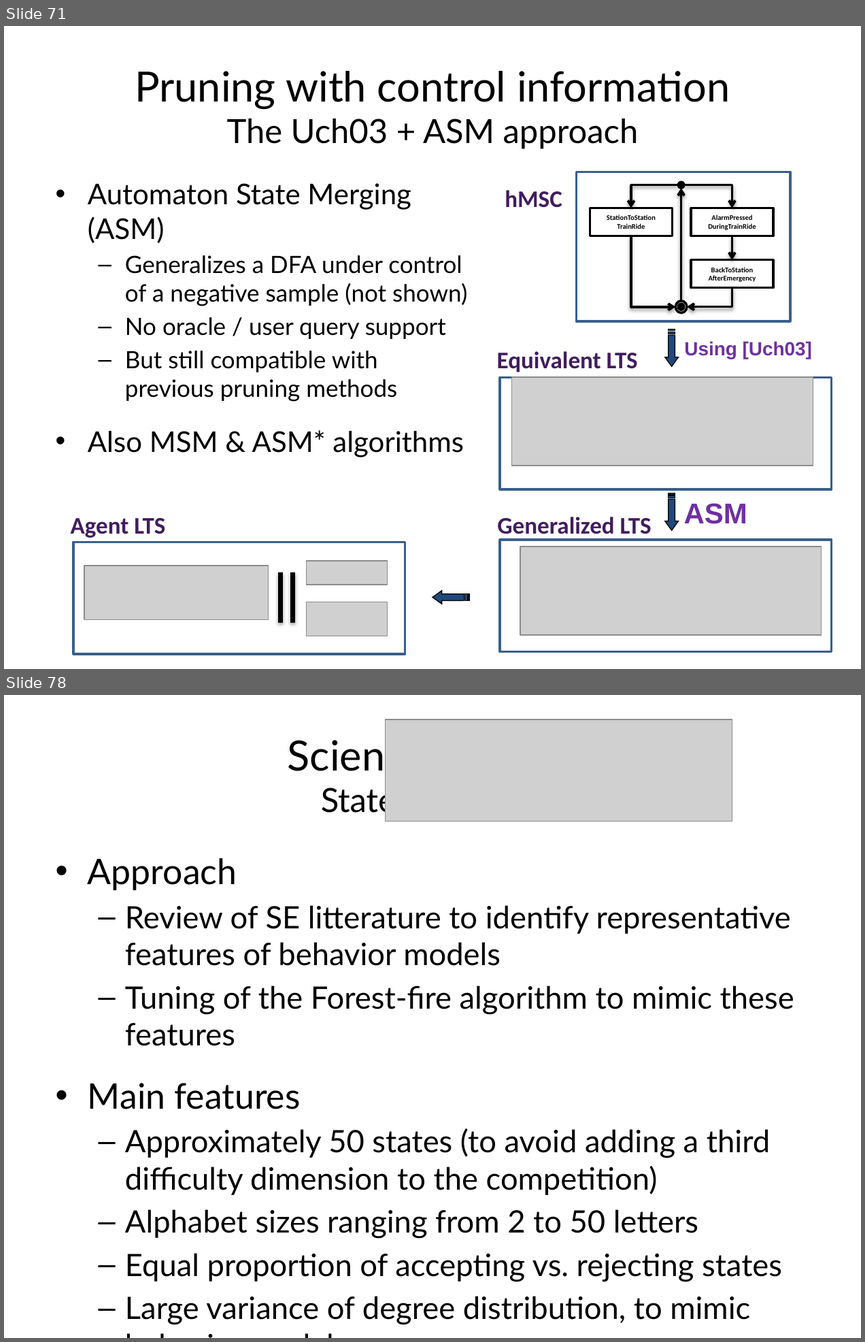
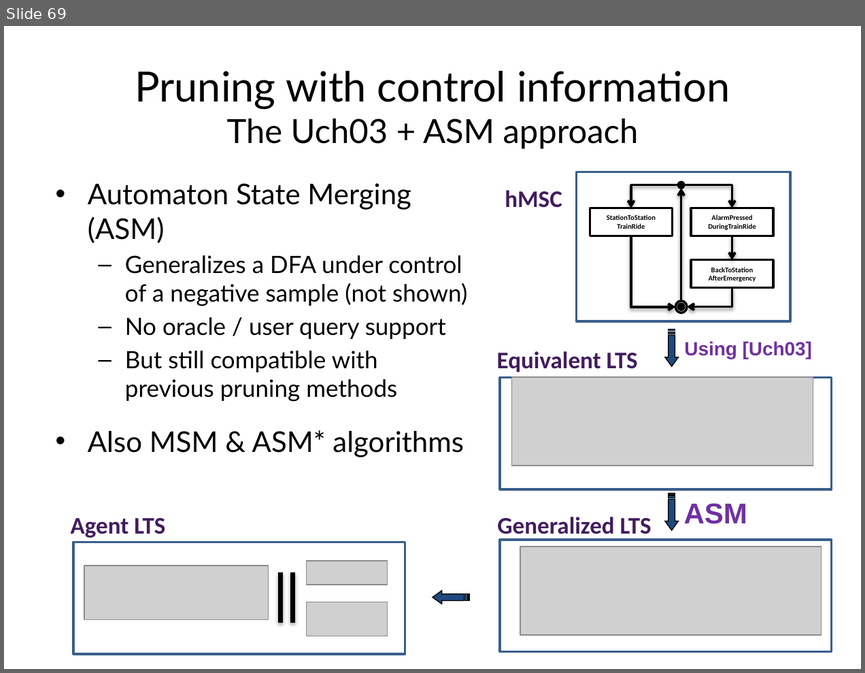
Before and after one commit to blambeau/phd, a slide deck: private-defense/slides.pptx. Shown one above the other, each under a label of ours: slides 71 and 78 before the commit, slide 69 after it; the slides between them are not shown. The pictures are 865x1342 and 865x673 pixels, drawn with LibreOffice and Linux fonts; fonts in the diff are those of the drawing; grey boxes stand for pictures. Boxes give left, top, right and bottom in pixels: in the first picture for what was removed or moved away, otherwise in the second. Text is boxed around its words. In the diff, an @@ line names an element or a change of style, - is before the commit and + after.

```diff
--- a/private-defense/slides.pptx
+++ b/private-defense/slides.pptx
@@ slide 78 removed at (x1=4, y1=695, x2=861, y2=1338), background #FFFFFF @@
@@ title removed at (x1=288, y1=734, x2=454, y2=819) @@
-Scientific setup
-State Machines
@@ picture removed at (x1=385, y1=720, x2=732, y2=821) @@
@@ text removed at (x1=88, y1=858, x2=794, y2=1325) @@
-• Approach
-  – Review of SE litterature to identify representative features of behavior models
-  – Tuning of the Forest-fire algorithm to mimic these features
-• Main features
-  – Approximately 50 states (to avoid adding a third difficulty dimension to the competition)
-  – Alphabet sizes ranging from 2 to 50 letters
-  – Equal proportion of accepting vs. rejecting states
-  – Large variance of degree distribution, to mimic behavior models
@@ what was slide 71 is now slide 69 @@
```
Also in this commit, not shown: 4 slides changed, 9 slides added, 33 other slides removed.
